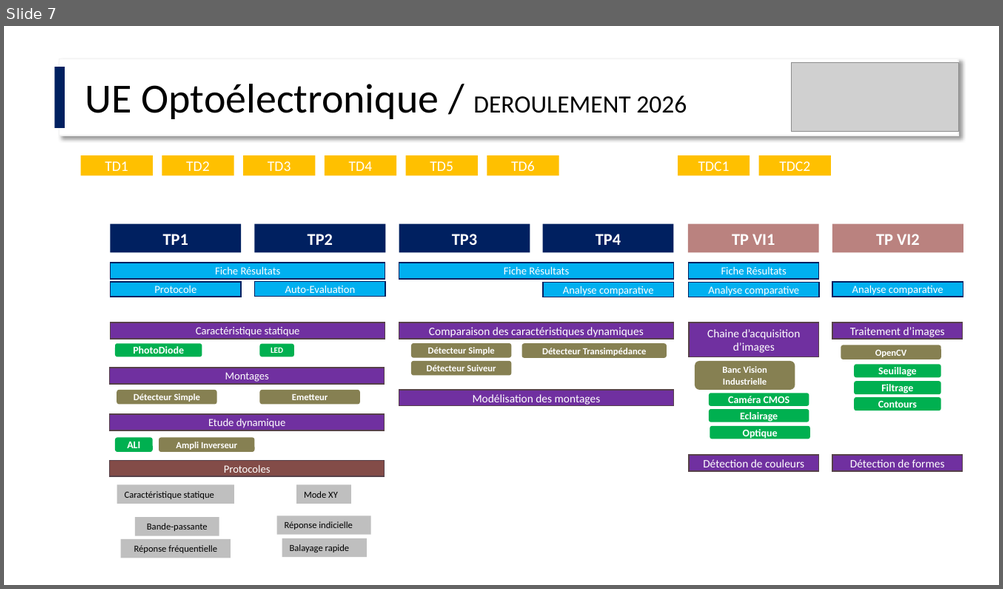
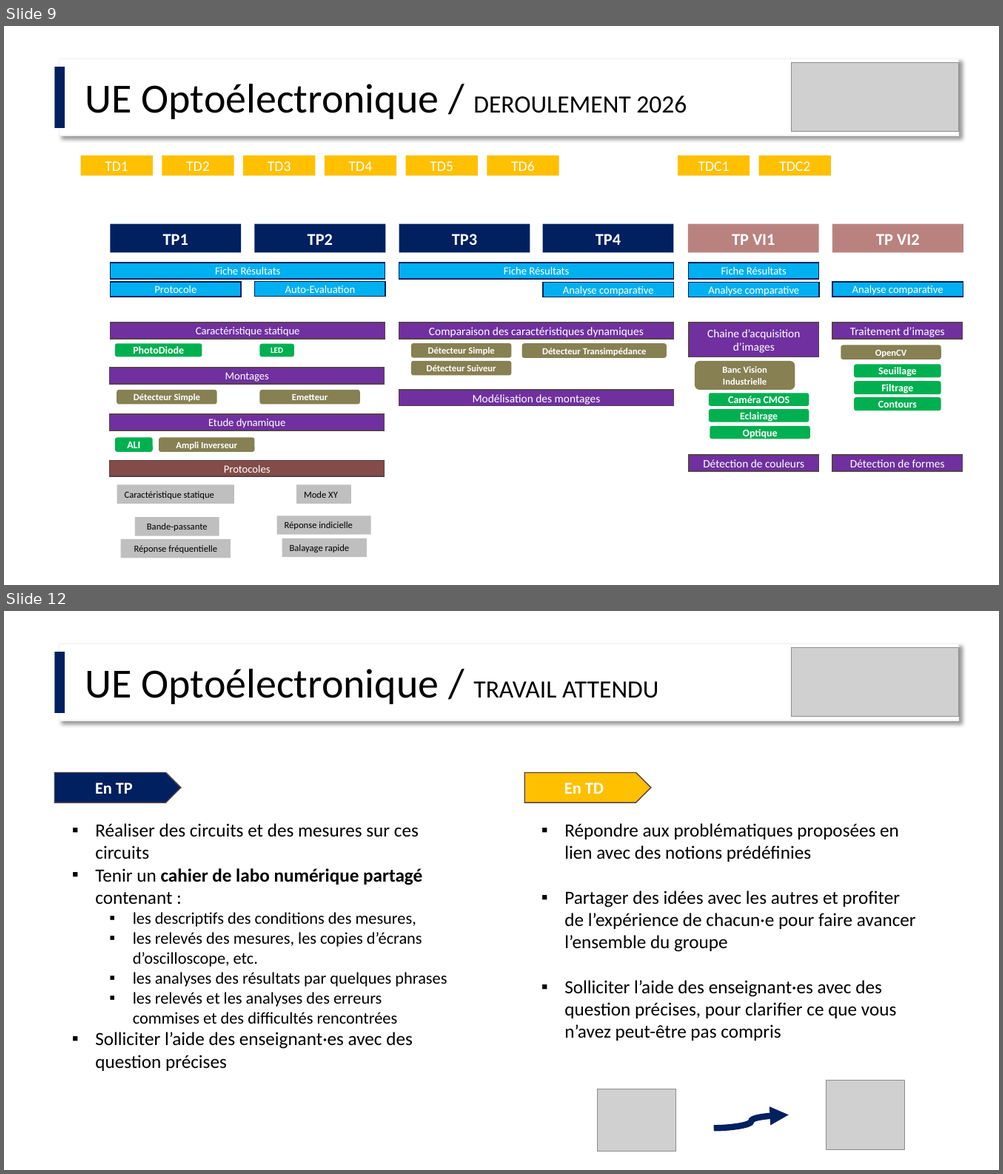
Before and after one commit to IOGS-Digital-Methods/semester-5, a slide deck: OptoElectronique/Cours/S5_Optoelectronique_2026_lite.pptx. Shown one above the other, each under a label of ours: slide 7 before the commit, slides 9 and 12 after it; the slides between them are not shown. The pictures are 1003x589 and 1003x1174 pixels, drawn with LibreOffice and Linux fonts; fonts in the diff are those of the drawing; grey boxes stand for pictures. Boxes give left, top, right and bottom in pixels: in the first picture for what was removed or moved away, otherwise in the second. Text is boxed around its words. In the diff, an @@ line names an element or a change of style, - is before the commit and + after.

```diff
--- a/OptoElectronique/Cours/S5_Optoelectronique_2026_lite.pptx
+++ b/OptoElectronique/Cours/S5_Optoelectronique_2026_lite.pptx
@@ slide 12 added at (4, 611, 999, 1170), background #FFFFFF @@
@@ rectangle added at (55, 652, 65, 713), fill #002060 @@
@@ rectangle added at (60, 644, 959, 721), fill #FFFFFF, outline #F2F2F2 1 pt @@
@@ picture added at (791, 648, 959, 717) @@
@@ text added at (85, 669, 658, 704), 40 pt, text #000000 @@
+UE Optoélectronique / TRAVAIL ATTENDU
@@ pentagon arrow added at (55, 773, 181, 803), fill #002060, outline #574249 1 pt, 16 pt, text #FFFFFF, bold @@
+En TP
@@ pentagon arrow added at (525, 773, 651, 803), fill #FFC000, outline #574249 1 pt, 16 pt, text #FFFFFF, bold @@
+En TD
@@ text added at (95, 823, 447, 1071), 16 pt, text #000000 @@
+▪ Réaliser des circuits et des mesures sur ces circuits
+▪ Tenir un cahier de labo numérique partagé contenant :
+  ▪ les descriptifs des conditions des mesures,
+  ▪ les relevés des mesures, les copies d’écrans d’oscilloscope, etc.
+  ▪ les analyses des résultats par quelques phrases
+  ▪ les relevés et les analyses des erreurs commises et des difficultés rencontrées
+▪ Solliciter l’aide des enseignant·es avec des question précises
@@ text added at (564, 823, 916, 1041), 18 pt, text #000000 @@
+▪ Répondre aux problématiques proposées en lien avec des notions prédéfinies
+▪ Partager des idées avec les autres et profiter de l’expérience de chacun·e pour faire avancer l’ensemble du groupe
+▪ Solliciter l’aide des enseignant·es avec des question précises, pour clarifier ce que vous n’avez peut-être pas compris
@@ picture added at (597, 1089, 675, 1151) @@
@@ picture added at (826, 1080, 905, 1150) @@
@@ curved arrow added from (714, 1129) to (788, 1116), #002060 6 pt @@
@@ what was slide 7 is now slide 9 @@
```
Also in this commit, not shown: 2 slides changed, 3 other slides added, 2 other files.
